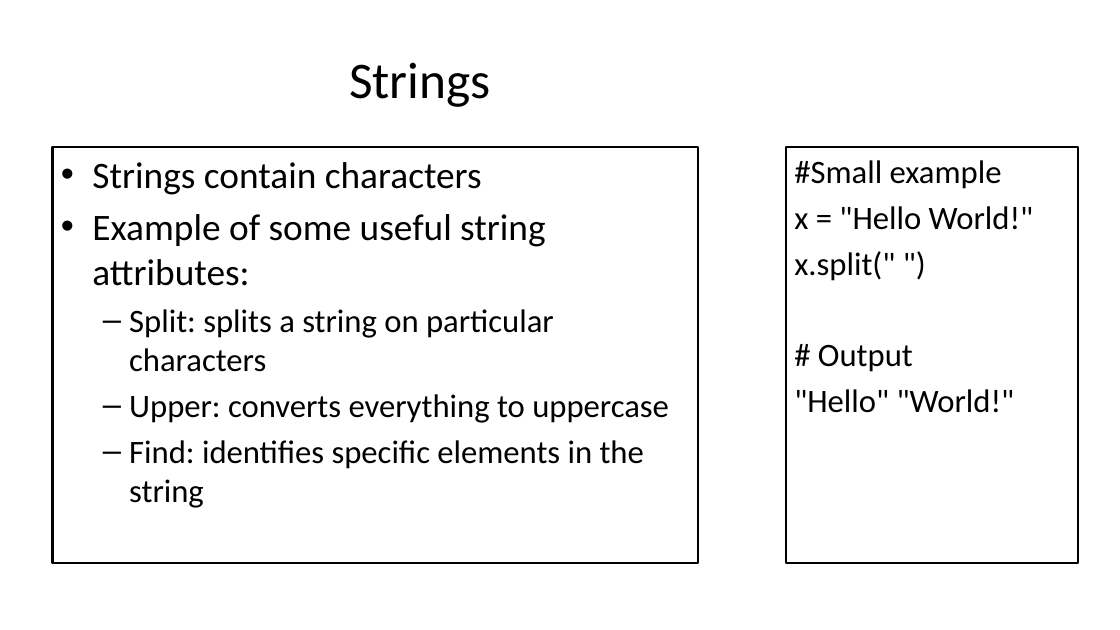
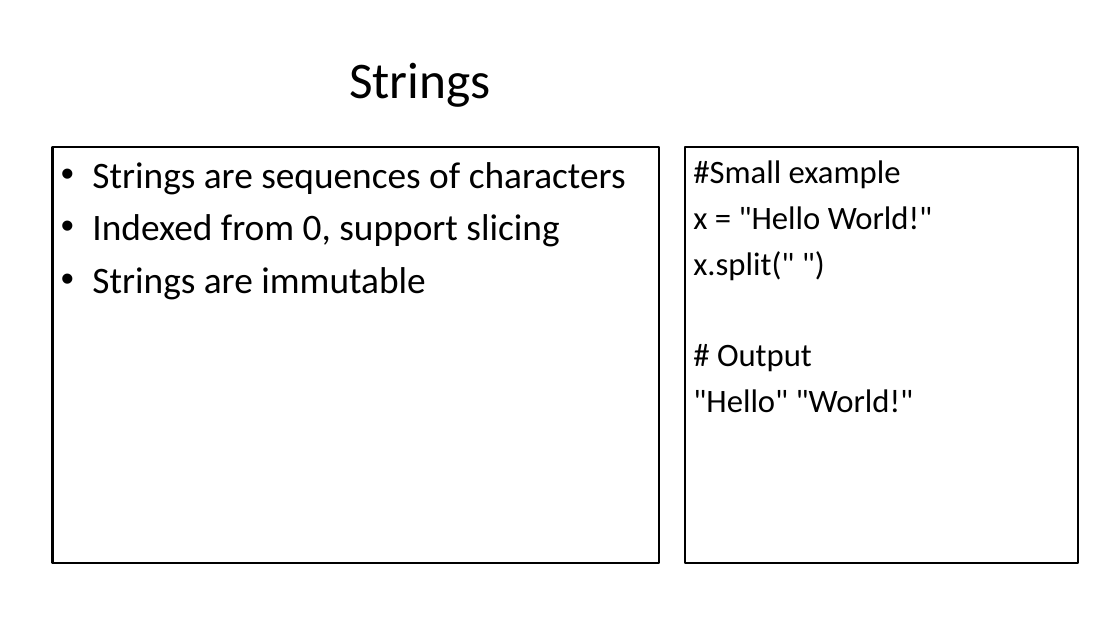
Before and after one commit to seanwhs/3-Day-Python-Crash-Course, a slide deck: slide 43 of Python_Crash_Course_2025.pptx (slide 17 before the commit). Drawn at 1120x630 pixels with LibreOffice and Linux fonts; fonts in the diff are those of the drawing. Boxes give left, top, right and bottom in pixels: in the first picture for what was removed or moved away, otherwise in the second. Text is boxed around its words. In the diff, an @@ line names an element or a change of style, - is before the commit and + after.

```diff
--- a/Python_Crash_Course_2025.pptx
+++ b/Python_Crash_Course_2025.pptx
@@ text "Strings are sequences of characters": place and size @@
-text "Strings are sequences of characters" at bbox=[52, 147, 697, 563]
+text "Strings are sequences of characters" at bbox=[52, 147, 659, 563]
@@ rectangle "#Small example": place and size @@
-rectangle "#Small example" at bbox=[786, 147, 1078, 563]
+rectangle "#Small example" at bbox=[685, 147, 1078, 563]
@@ text at bbox=[92, 162, 626, 300]: text changed; size 28 to 32 pt @@
-• Strings contain characters
-• Example of some useful string attributes:
-  – Split: splits a string on particular characters
-  – Upper: converts everything to uppercase
-  – Find: identifies specific elements in the string
+• Strings are sequences of characters
+• Indexed from 0, support slicing
+• Strings are immutable
```
Also in this commit, not shown: 32 other slides changed, 113 slides added, 3 slides removed.
